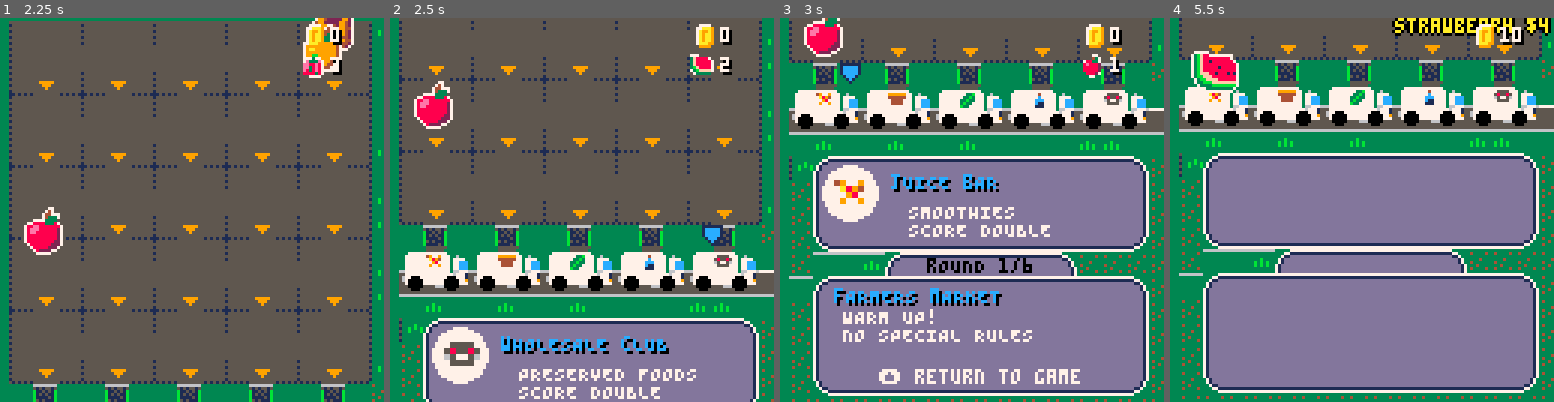
Above: before the commit, frames 1-4 (left to right).
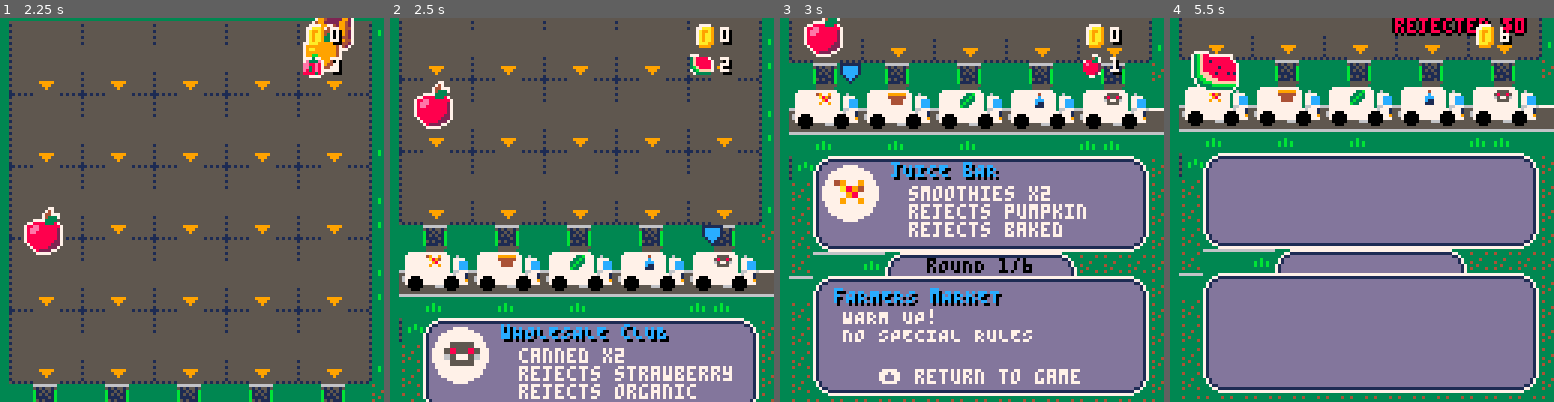
Above: after the commit, the same moments.

Repository: joeld42/ldjam_jovoc
Game: PICO-8 cartridge ld52_harvest/harvest.p8
Same seed, same stepped clock (60 frames per second), same inputs: the game is played once before the commit and once after it.
Inputs:
- Up to frame 1 (2.25 s): tap O (Z key) at 0.33, 0.7, 1.43, 2.22 s; tap X (X key) at 1.07, 2.07 s; hold Left from 1.97 s (still down)
- Up to frame 2 (2.5 s): release Left at 2.37 s; tap X (X key) at 2.4 s; hold Down from 2.42 s (still down)
- Up to frame 3 (3 s): tap X (X key) at 2.73 s; release Down at 2.82 s; hold Right from 2.87 s (still down)
- Up to frame 4 (5.5 s): tap X (X key) every 0.33 s from 3.07 to 5.4 s; tap O (Z key) at 3.1, 3.98, 4.87 s; release Right at 3.53 s; hold Up 3.58-4.08 s; hold Right 4.13-4.53 s; hold Down 4.58-5.08 s; hold Left from 5.13 s (still down)

Frame 1 is identical in both runs. In frame 2, 4.0% of the frame differs, in the area x 28-90%, y 79-100%; in frame 3, 3.3%; in frame 4, 1.4%.

Commit message:
compoversion

Diff:
--- a/ld52_harvest/code/harvest.lua
+++ b/ld52_harvest/code/harvest.lua
@@ -40,11 +40,11 @@
     rinfo = roundinfo[1]
 
     buyerinfo = {
-        { name="jUICE bAR", desc="SMOOTHIES\nSCORE DOUBLE" },
-        { name="bAKERY", desc="BAKED GOODS\nSCORE DOUBLE"  },
-        { name="fARMERS mARKET", desc="NORMAL SCORING" },
-        { name="fANCY gROCER", desc="ORGANIC FOODS\nSCORE DOUBLE" },
-        { name="wHOLESALE cLUB", desc="PRESERVED FOODS\nSCORE DOUBLE" },
+        { name="jUICE bAR", desc="smoothies x2\nrejects pumpkin\nrejects baked" },
+        { name="bAKERY", desc="baked goods x2\nrejects watermelon\nrejects smoothie"  },
+        { name="fARMERS mARKET", desc="normal scoring" },
+        { name="fANCY gROCER", desc="organic x2\nrejects oranges\nrejects cans" },
+        { name="wHOLESALE cLUB", desc="canned x2\nrejects strawberry\nrejects organic" },
     }
     fruitinfo = {
         { name="apple", fkind=1, fnum=64, cbase=8, cdark=2, cbrite=14, vp = 1 },
@@ -56,10 +56,10 @@
 
     shopitems = {}
     shopitemdirs = {
-        { mapx=17, dx=0, dy=1 },
-        { mapx=21, dx=-1, dy=0 },
-        { mapx=25, dx=1, dy=0 },
-        -- { mapx=29, dx=0, dy=-1 },
+        { mapx=17, mapy=16, dx=0, dy=1 },
+        { mapx=21, mapy=16, dx=-1, dy=0 },
+        { mapx=25, mapy=16, dx=1, dy=0 },
+        --{ mapx=29, mapy=16, dx=0, dy=-1 }, -- up tile
     }
 
     shopitembuilds = {
@@ -169,7 +169,7 @@
                     local dx = gg.dx
                     local dy = gg.dy
                     if (gg.icon == 200) then
-                        dx, dy = choose_dir( f )
+                        dx, dy = choose_dir( f, gg )
                     end
                     f.nxcol = f.nxcol + dx
                     f.nxrow = f.nxrow + dy
@@ -190,17 +190,23 @@
             else
                 -- Convert fruit to score
                 local vpfruit = score_fruit(f, f.nxcol )
-
-                vp = vp + vpfruit
-                name = describe_fruit(f) .. " $" .. tostr(vpfruit)
+                local mcol = 10
+                if vpfruit==0 then
+                    mcol=8
+                    name = "rejected $0"
+                else
+                    vp = vp + vpfruit
+                    name = describe_fruit(f) .. " $" .. tostr(vpfruit)
+                end
+
                 local offs = 20
                 if ( f.nxcol == 0) then offs=10
                 elseif ( f.nxcol== 4) then offs=35 end
 
-                printh( "SCORED " .. tostr(vpfruit) )
+                --printh( "SCORED " .. tostr(vpfruit) )
                 sfx( 0 )
 
-                spawn_msg( f.sx-offs, f.sy-20, name, 10 )
+                spawn_msg( f.sx-offs, f.sy-20, name, mcol )
 
                 done = 1
             end
@@ -273,7 +279,7 @@
     local dx = gg.dx
     local dy = gg.dy
     if (gg.icon == 200) then
-        dx, dy = choose_dir( f ) -- recurse
+        dx, dy = choose_dir( f, gg ) -- recurse
     end
     f.nxcol = x + dx
     f.nxrow = y + dy
@@ -282,8 +288,8 @@
 
 end
 
-function choose_dir( f )
-    -- for now random sort
+function choose_dir( f, gg )
+
     local dx1, dy1
     local best_score = 0
 
@@ -300,24 +306,30 @@
             dy = 0
         end
 
-        local ff = deepcopy( f )
-        ff.tick = nil
-
-        ff.nxcol = f.nxcol + dx
-        ff.nxrow = f.nxrow + dy
-        ff.visited[ grid_ndx( f.nxcol, f.nxrow)] = true
-
-        -- add a small random tiebreak
-        local fs = predict_score( ff ) + rnd(0.01)
-        printh( "dir " .. tostr(dx) .. " " .. tostr(dy) .. " score " .. tostr(fs) )
-        if fs > best_score then
-            dx1 = dx
-            dy1 = dy
-            best_score = fs
-        end
-    end
-
-    printh("best score " ..flr(best_score) .. " dxy " .. tostr(dx1) .. "  " ..tostr(dy1) )
+        -- skip closed dir
+        --printh( "gg.dx "..tostr(gg.dx).." gg.dy "..tostr(gg.dy).." dd "..tostr(dd).." dx "..tostr(dx).."dy "..tostr(dy) )
+        if (gg.dx==dx) and (gg.dy==dy) then
+            --printh( "Skip dir ".. tostr(dx) .. "  " .. tostr(dy) )
+        else
+            local ff = deepcopy( f )
+            ff.tick = nil
+
+            ff.nxcol = f.nxcol + dx
+            ff.nxrow = f.nxrow + dy
+            ff.visited[ grid_ndx( f.nxcol, f.nxrow)] = true
+
+            -- add a small random tiebreak
+            local fs = predict_score( ff ) + rnd(0.01)
+            --printh( "dir " .. tostr(dx) .. " " .. tostr(dy) .. " score " .. tostr(fs) )
+            if fs > best_score then
+                dx1 = dx
+                dy1 = dy
+                best_score = fs
+            end
+        end
+    end
+
+    --printh("best score " ..flr(best_score) .. " dxy " .. tostr(dx1) .. "  " ..tostr(dy1) )
 
     return dx1, dy1
 end
@@ -355,32 +367,48 @@
 
     -- start with base value
     local vp = f.vp
+    local reject=1
 
     -- do modifiers
-    if buyer==0 then
+    if buyer==0 then  -- juice bar
         if f.smoothie then
-            vp *= 2 -- juice bar
-        end
-    elseif buyer==1 then
-        if f.baked then
-            vp *= 2 -- bakery
-        end
-    elseif buyer==3 then
+            vp *= 2
+        end
+        if f.fkind==3 or f.baked then
+            reject=0 -- reject baked, pumpkins
+        end
+    elseif buyer==1 then -- bakery
+        if f.baked or f.smoothie then
+            vp *= 2
+        end
+        if f.fkind==5 then
+            reject=0 -- reject watermelon
+        end
+    elseif buyer==3 then -- fancy grocery
         if f.organic then
-            vp *= 2 -- fancy grocery
-        end
-    elseif buyer==4 then
+            vp *= 2
+        end
+        if f.fkind==2 or f.canned then
+            reject=0 -- reject oranges, canned
+        end
+    elseif buyer==4 then -- wholesaler
         if f.canned then
-            vp *= 2 -- wholesaler
+            vp *= 2
+        end
+        if f.fkind==4 or f.organic then
+            reject=0 -- reject strawberrys, organic
         end
     end
 
     -- round modifiers
-    printh ("checking " .. tostr(rinfo.fkind) .. " " .. tostr(f.fkind) )
+    --printh ("checking " .. tostr(rinfo.fkind) .. " " .. tostr(f.fkind) )
     if f.fkind == rinfo.fkind then
         vp *= rinfo.fmul
-        printh ("x " .. (rinfo.fmul) .. " vp " .. tostr(vp) )
-    end
+        --printh ("x " .. (rinfo.fmul) .. " vp " .. tostr(vp) )
+    end
+
+    -- apply reject
+    vp *= reject
 
     return vp
 end
@@ -554,13 +582,13 @@
         genitem[k] = v
     end
 
-    for k,v in pairs(genitem) do
-        printh( tostr(k) .. " -> " .. tostr(v) )
-    end
+    -- for k,v in pairs(genitem) do
+    --     printh( tostr(k) .. " -> " .. tostr(v) )
+    -- end
 
     -- sorter gets special map
     if (genitem.icon == 200) then
-        genitem.mapx = 33
+        genitem.mapy = 20
     end
 
     return genitem
@@ -642,7 +670,7 @@
             for i=0,2 do
                 for j=0,2 do
                     local gx, gy = grid_pos( i, j )
-                    local mt = mget( bitem.mapx + i, 16+j )
+                    local mt = mget( bitem.mapx + i, bitem.mapy+j )
                     mset( buildx*3 + i, 16+buildy*3+j, mt )
                 end
             end
@@ -739,7 +767,7 @@
         rect( bgx-14, bgy-14, bgx+14, bgy+14, 12 )
 
         bitem = shopitems[ shopsel+1 ]
-        map( bitem.mapx, 16, bgx-12, bgy-12, 4, 4 )
+        map( bitem.mapx, bitem.mapy, bgx-12, bgy-12, 4, 4 )
         spr( bitem.icon, bgx-8, bgy-8, 2, 2 )
 
         --spr( gg.icon, gx-8, gy-8, 2, 2 )
@@ -765,7 +793,7 @@
         end
 
         print( item.name, xx-3, shopy+12, 7)
-        map( item.mapx, 16, xx, shopy+20, 4, 4 )
+        map( item.mapx, item.mapy, xx, shopy+20, 4, 4 )
         spr( item.icon, xx+4, shopy+23, 2, 2 )
     end
 
@@ -789,10 +817,10 @@
     sspr( sx, sy+2, 8, 6, 13, 290, 16, 12 )
     palt( 7, false )
 
-    print( buyerinfo[slot+1].name, 35, 291, 0 )
-    print( buyerinfo[slot+1].name, 34, 290, 12 )
-
-    print( buyerinfo[slot+1].desc, 40, 300, 7 )
+    print( buyerinfo[slot+1].name, 35, 287, 0 )
+    print( buyerinfo[slot+1].name, 34, 286, 12 )
+
+    print( buyerinfo[slot+1].desc, 40, 294, 7 )
 
     -- seasonal events
     if (rinfo != nil) then
--- a/ld52_harvest/harvest.p8
+++ b/ld52_harvest/harvest.p8
@@ -278,14 +278,14 @@
 0101012425260124252601010101010100000000000000000000000000000000000000000000000000000000000000000000000000000000000000000000000000000000000000000000000000000000000000000000000000000000000000000000000000000000000000000000000000000000000000000000000000000000
 0101013435360134353601010101010100000000000000000000000000000000000000000000000000000000000000000000000000000000000000000000000000000000000000000000000000000000000000000000000000000000000000000000000000000000000000000000000000000000000000000000000000000000
 0101010101010101010101010101010100000000000000000000000000000000000000000000000000000000000000000000000000000000000000000000000000000000000000000000000000000000000000000000000000000000000000000000000000000000000000000000000000000000000000000000000000000000
-1d3e3e1d3e3e1d3e3e1d3e3e1d3e3e2e000d3e0f330d3e0f330d3e0f330d2c0f330d3e0f0000000000000000000000000000000000000000000000000000000000000000000000000000000000000000000000000000000000000000000000000000000000000000000000000000000000000000000000000000000000000000
-1d3e3e3e3e3e3e3e3e3e3e3e3e3e3e1f003e3e3e323b3e3e323e3e3d323e3e3e323b3e3d0000000000000000000000000000000000000000000000000000000000000000000000000000000000000000000000000000000000000000000000000000000000000000000000000000000000000000000000000000000000000000
-2d2b3e2d2b3e2d2b3e2d2b3e2d2b3e1f002d2b3e332d3e3e332d3e3e332d3e3e332d2b3e0000000000000000000000000000000000000000000000000000000000000000000000000000000000000000000000000000000000000000000000000000000000000000000000000000000000000000000000000000000000000000
-0d3e0f0d3e0f0d3e0f0d3e0f0d3e0f1f00232323002323230023232300232323002323230000000000000000000000000000000000000000000000000000000000000000000000000000000000000000000000000000000000000000000000000000000000000000000000000000000000000000000000000000000000000000
-1d3e3e3e3e3e3e3e3e3e3e3e3e3e3e1f00000000000000000000000000000000000000000000000000000000000000000000000000000000000000000000000000000000000000000000000000000000000000000000000000000000000000000000000000000000000000000000000000000000000000000000000000000000
-2d2b3e2d2b3e2d2b3e2d2b3e2d2b3e2e00000000000000000000000000000000000000000000000000000000000000000000000000000000000000000000000000000000000000000000000000000000000000000000000000000000000000000000000000000000000000000000000000000000000000000000000000000000
-0d3e0f0d3e0f0d3e0f0d3e0f0d3e0f1f00000000000000000000000000000000000000000000000000000000000000000000000000000000000000000000000000000000000000000000000000000000000000000000000000000000000000000000000000000000000000000000000000000000000000000000000000000000
-1d3e3e3e3e3e3e3e3e3e3e3e3e3e3e2e00000000000000000000000000000000000000000000000000000000000000000000000000000000000000000000000000000000000000000000000000000000000000000000000000000000000000000000000000000000000000000000000000000000000000000000000000000000
+1d3e3e1d3e3e1d3e3e1d3e3e1d3e3e2e000d3e0f330d3e0f330d3e0f330d2c0f330000000000000000000000000000000000000000000000000000000000000000000000000000000000000000000000000000000000000000000000000000000000000000000000000000000000000000000000000000000000000000000000
+1d3e3e3e3e3e3e3e3e3e3e3e3e3e3e1f003e3e3e323b3e3e323e3e3d323e3e3e320000000000000000000000000000000000000000000000000000000000000000000000000000000000000000000000000000000000000000000000000000000000000000000000000000000000000000000000000000000000000000000000
+2d2b3e2d2b3e2d2b3e2d2b3e2d2b3e1f002d2b3e332d3e3e332d3e3e332d3e3e330000000000000000000000000000000000000000000000000000000000000000000000000000000000000000000000000000000000000000000000000000000000000000000000000000000000000000000000000000000000000000000000
+0d3e0f0d3e0f0d3e0f0d3e0f0d3e0f1f00232323002323230023232300232323000000000000000000000000000000000000000000000000000000000000000000000000000000000000000000000000000000000000000000000000000000000000000000000000000000000000000000000000000000000000000000000000
+1d3e3e3e3e3e3e3e3e3e3e3e3e3e3e1f000d3e0f330d3e0f330d3e0f330d3e0f330000000000000000000000000000000000000000000000000000000000000000000000000000000000000000000000000000000000000000000000000000000000000000000000000000000000000000000000000000000000000000000000
+2d2b3e2d2b3e2d2b3e2d2b3e2d2b3e2e003b3e3d323e3e3d323b3e3e323b3e3d320000000000000000000000000000000000000000000000000000000000000000000000000000000000000000000000000000000000000000000000000000000000000000000000000000000000000000000000000000000000000000000000
+0d3e0f0d3e0f0d3e0f0d3e0f0d3e0f1f002d3e3e332d2b3e332d2b3e332d2b3e330000000000000000000000000000000000000000000000000000000000000000000000000000000000000000000000000000000000000000000000000000000000000000000000000000000000000000000000000000000000000000000000
+1d3e3e3e3e3e3e3e3e3e3e3e3e3e3e2e00232323002323230023232300232323000000000000000000000000000000000000000000000000000000000000000000000000000000000000000000000000000000000000000000000000000000000000000000000000000000000000000000000000000000000000000000000000
 2d2b3e2d2b3e2d2b3e2d2b3e2d2b3e2e00000000000000000000000000000000000000000000000000000000000000000000000000000000000000000000000000000000000000000000000000000000000000000000000000000000000000000000000000000000000000000000000000000000000000000000000000000000
 0d3e0f0d3e0f0d3e0f0d3e0f0d3e0f1f00000000000000000000000000000000000000000000000000000000000000000000000000000000000000000000000000000000000000000000000000000000000000000000000000000000000000000000000000000000000000000000000000000000000000000000000000000000
 1d3e3e3e3e3e3e3e3e3e3e3e3e3e3e2e00000000000000000000000000000000000000000000000000000000000000000000000000000000000000000000000000000000000000000000000000000000000000000000000000000000000000000000000000000000000000000000000000000000000000000000000000000000
Not shown, added: ld52_harvest/harvest_9.gif
